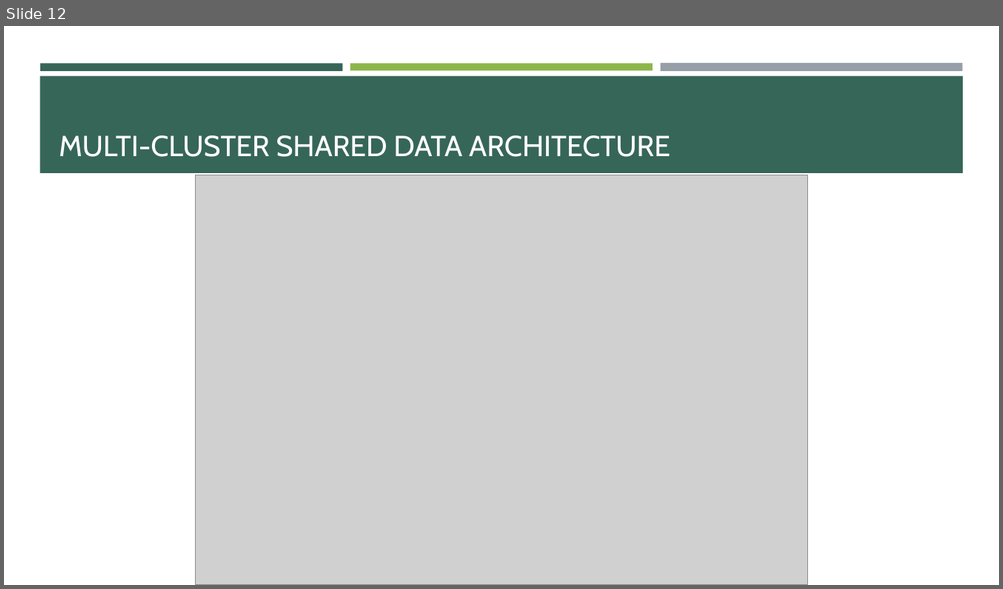
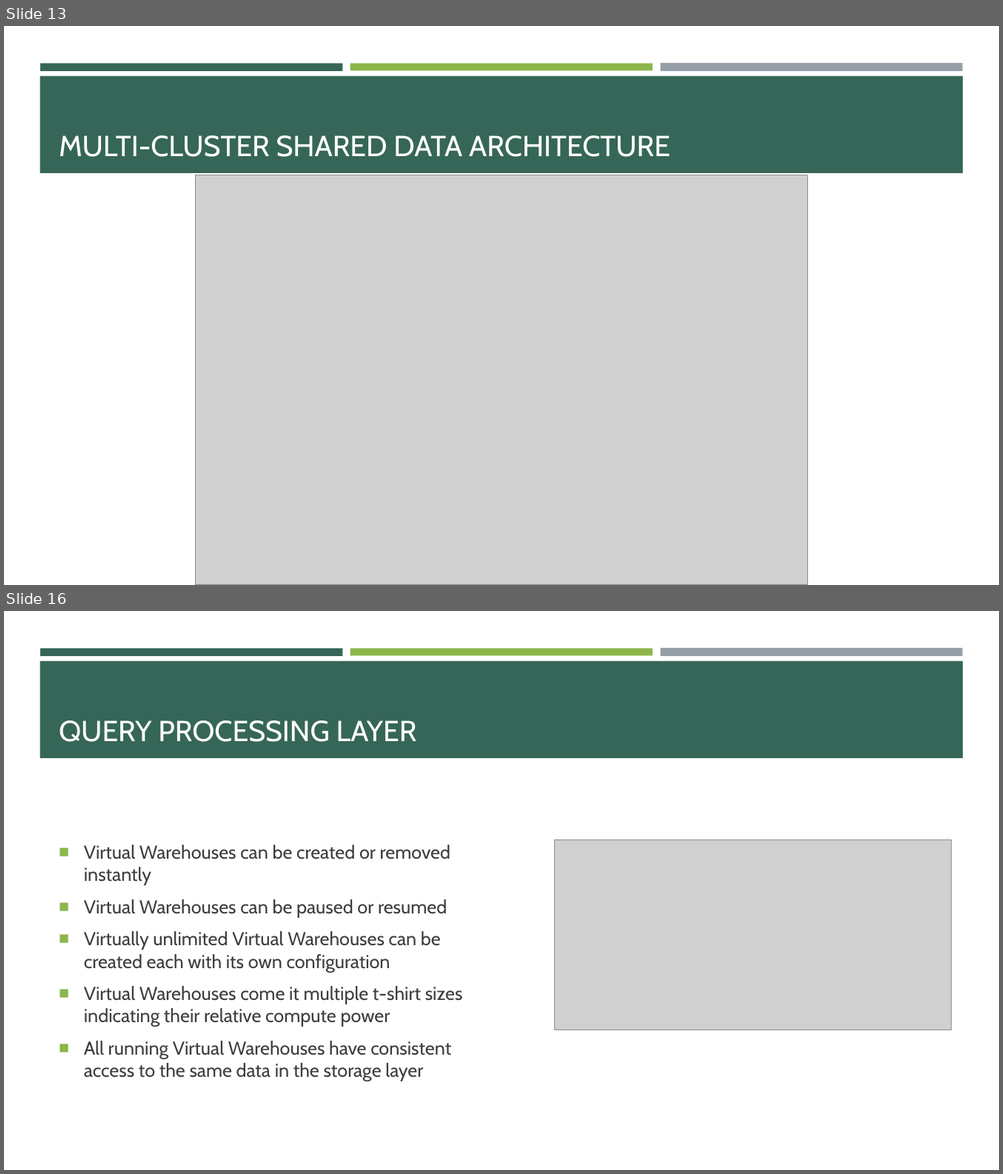
Before and after one commit to e-m-wilson/data_engineering, a slide deck: snowflake/Snowflake.pptx. Shown one above the other, each under a label of ours: slide 12 before the commit, slides 13 and 16 after it; the slides between them are not shown. The pictures are 1003x589 and 1003x1174 pixels, drawn with LibreOffice and Linux fonts; fonts in the diff are those of the drawing; grey boxes stand for pictures. Boxes give left, top, right and bottom in pixels: in the first picture for what was removed or moved away, otherwise in the second. Text is boxed around its words. In the diff, an @@ line names an element or a change of style, - is before the commit and + after.

```diff
--- a/snowflake/Snowflake.pptx
+++ b/snowflake/Snowflake.pptx
@@ slide 16 added at (4,611,999,1170), background #FFFFFF; not listed: 4 template elements that a slide beside it also shows @@
@@ title added at (59,721,417,742), 28 pt, text #FFFFFF @@
+QUERY PROCESSING LAYER
@@ text added at (84,845,463,1082), 18 pt, text #3D3D3D @@
+■ Virtual Warehouses can be created or removed instantly
+■ Virtual Warehouses can be paused or resumed
+■ Virtually unlimited Virtual Warehouses can be created each with its own configuration
+■ Virtual Warehouses come it multiple t-shirt sizes indicating their relative compute power
+■ All running Virtual Warehouses have consistent access to the same data in the storage layer
@@ picture added at (554,840,950,1031) @@
@@ what was slide 12 is now slide 13 @@
```
Also in this commit, not shown: 3 slides changed, 29 other slides added, 6 other files.
